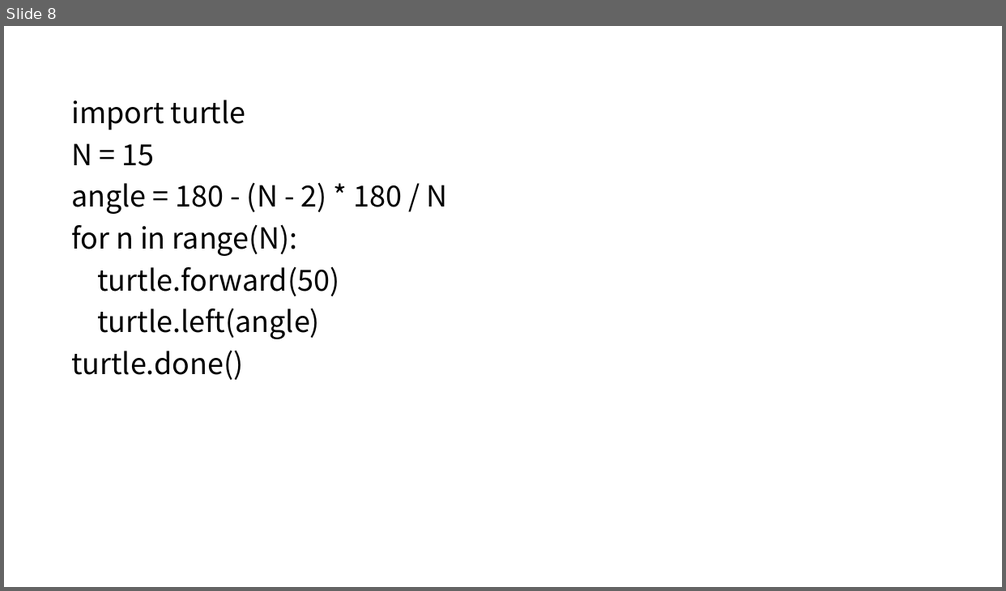
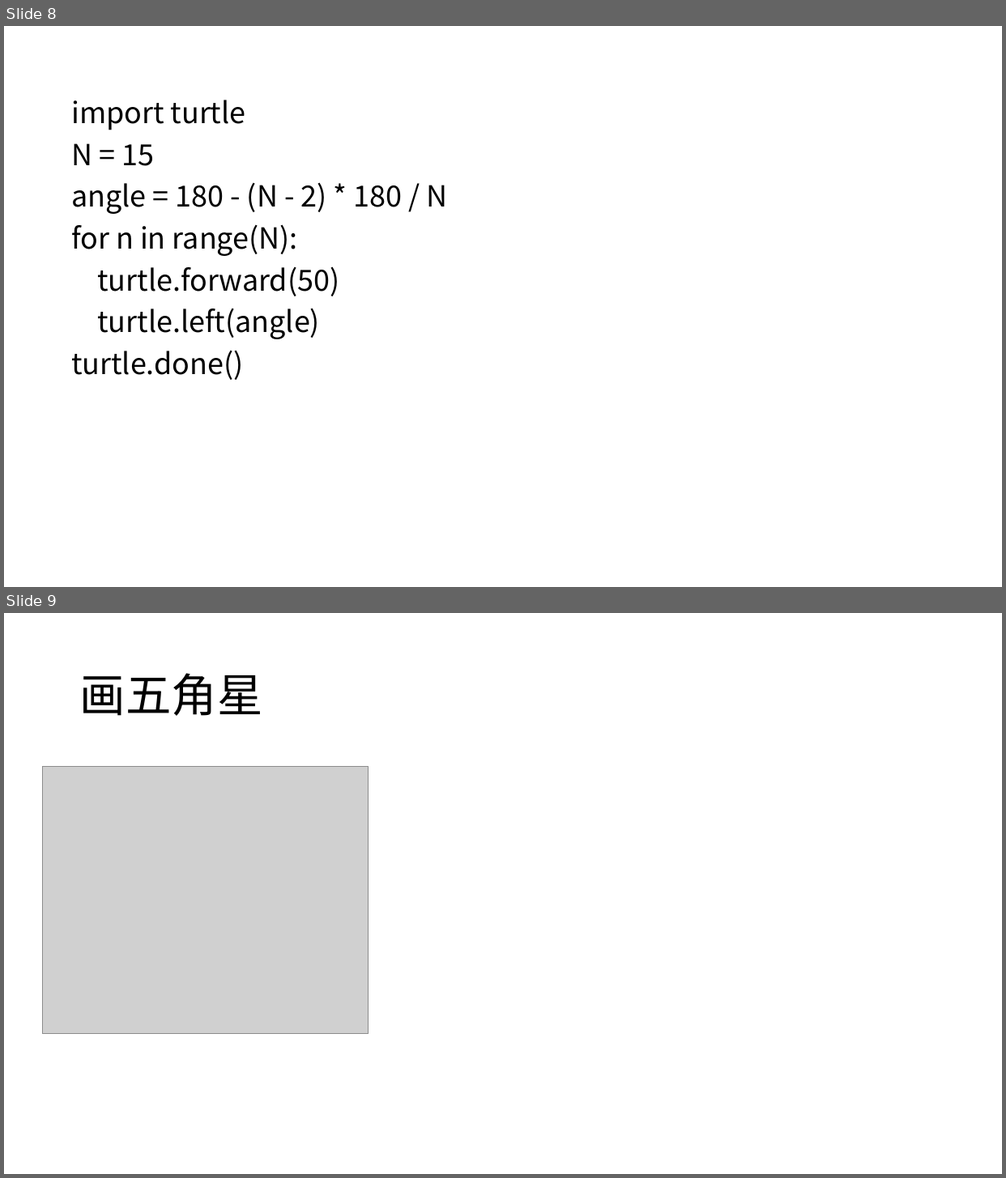
Before and after one commit to zhangch-zc/python_lesson, a slide deck: lesson11_利用循环画出复杂的图形.pptx. Shown one above the other, each under a label of ours: slide 8 before the commit, slides 8 and 9 after it. The pictures are 1006x591 and 1006x1178 pixels, drawn with LibreOffice and Linux fonts; fonts in the diff are those of the drawing; grey boxes stand for pictures. Boxes give left, top, right and bottom in pixels: in the first picture for what was removed or moved away, otherwise in the second. Text is boxed around its words. In the diff, an @@ line names an element or a change of style, - is before the commit and + after.

```diff
--- a/lesson11_利用循环画出复杂的图形.pptx
+++ b/lesson11_利用循环画出复杂的图形.pptx
@@ slide 9 added at [4, 613, 1002, 1174], background #FFFFFF @@
@@ title added at [80, 673, 263, 716], 44 pt, text #000000 @@
+画五角星
@@ picture added at [42, 766, 368, 1033] @@
```
Also in this commit, not shown: 2 other slides added.
